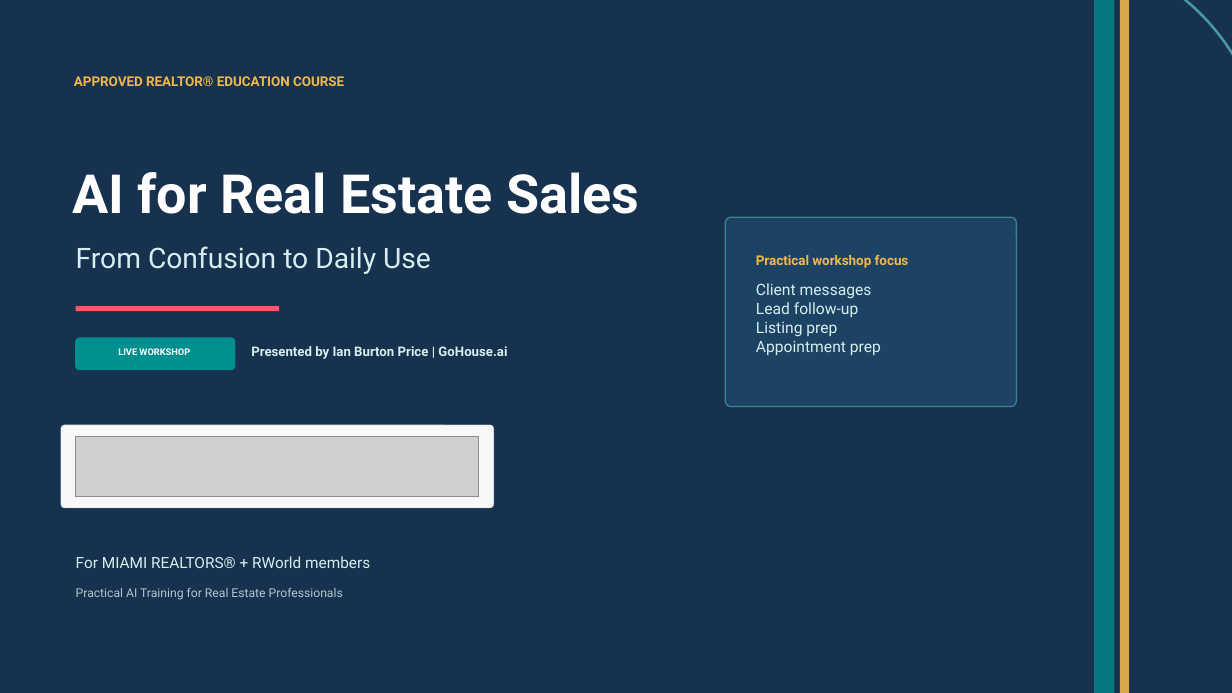
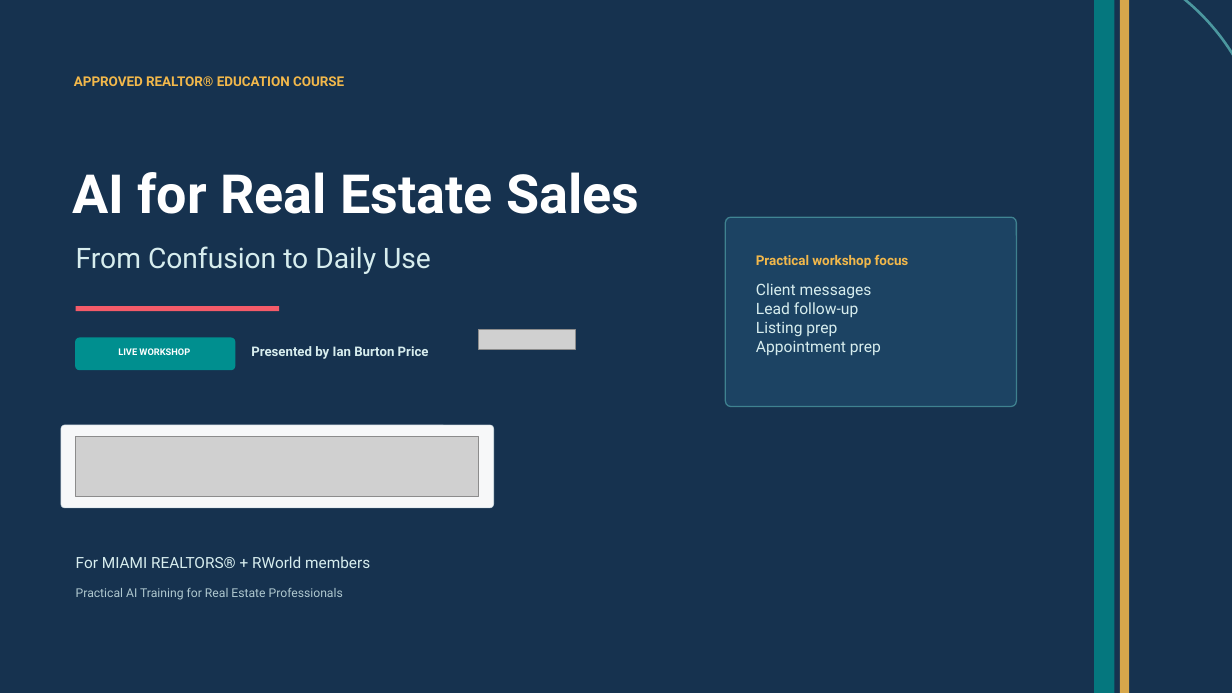
Before and after one commit to ianbprice/miami-realtors-ai-course-series, a slide deck: slide 1 of slides/course-01-ai-for-real-estate-sales-approved-instructor-deck.pptx. Drawn at 1232x693 pixels with LibreOffice and Linux fonts; fonts in the diff are those of the drawing; grey boxes stand for pictures. Boxes give left, top, right and bottom in pixels: in the first picture for what was removed or moved away, otherwise in the second. Text is boxed around its words. In the diff, an @@ line names an element or a change of style, - is before the commit and + after.

Commit message:
Add GoHouse logo to course 1 deck

```diff
--- a/slides/course-01-ai-for-real-estate-sales-approved-instructor-deck.pptx
+++ b/slides/course-01-ai-for-real-estate-sales-approved-instructor-deck.pptx
@@ text at <box>251,346,429,359</box>: text changed @@
-Presented by Ian Burton Price | GoHouse.ai
+Presented by Ian Burton Price
@@ picture added at <box>479,330,576,349</box> @@
```
Also in this commit, not shown: 2 other slides changed, 7 other files.
